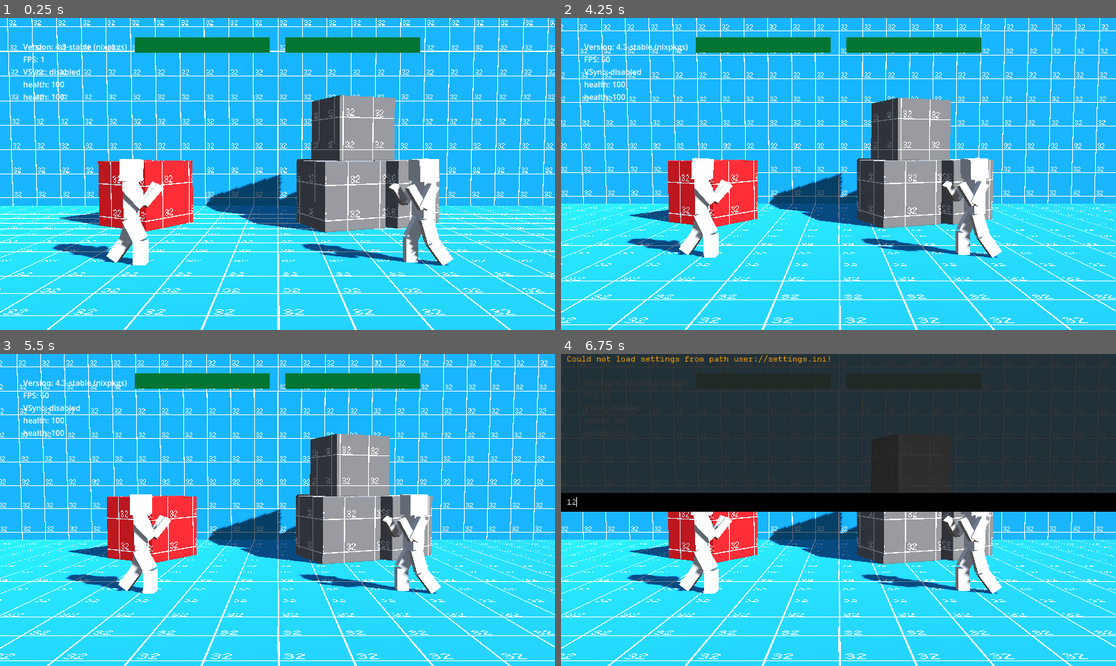
Above: before the commit, frames 1-4 (two rows, left to right).
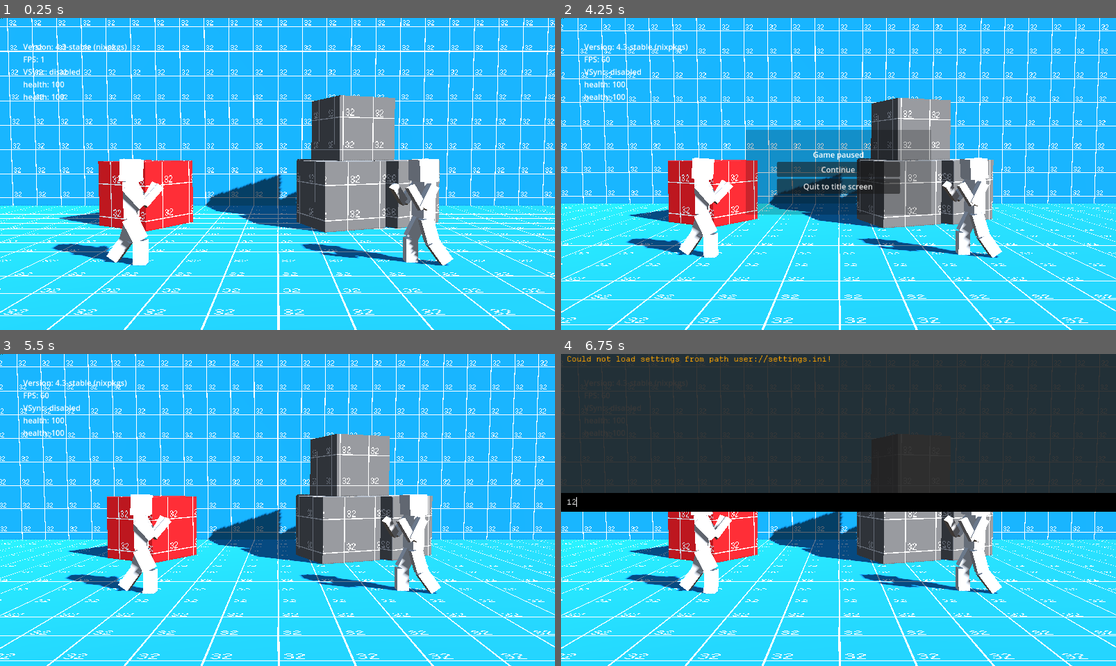
Above: after the commit, the same moments.

Repository: miklaskarjalainen/KioskKnockout
Game: Godot game, scene res://src/scenes/Arena1.tscn
Same seed, same stepped clock (60 frames per second), same inputs: the game is played once before the commit and once after it. This scene is started directly instead of the project's main scene.
Inputs (mouse positions are in pixels of both pictures, inside the frame that each line leads up to):
- Up to frame 1 (0.25 s): no input
- Up to frame 2 (4.25 s): tap Enter at 0.5 s; move the mouse to (960, 158) at 0.52 s; click (960, 158) at 0.67 s; drag from (727, 189) to (810, 236) at 1.27 s; move the mouse to (894, 105) at 2.02 s; click (894, 105) at 2.17 s; drag from (810, 236) to (672, 127) at 2.77 s; move the mouse to (1005, 220) at 3.52 s; click (1005, 220) at 3.67 s; tap Escape (kb_pause) at 4.15 s
- Up to frame 3 (5.5 s): click (277, 506) at 4.25 s, where only the run after the commit has a clickable "Continue"; drag from (111, 463) to (194, 432) at 5.02 s
- Up to frame 4 (6.75 s): move the mouse to (866, 510) at 5.77 s; click (866, 510) at 5.92 s; tap F1 (kb_toggle_console) at 6.4 s; click (838, 503) at 6.52 s; type "12" at 6.6 s

The runs differ from the first frame. In frame 1, 2.5% of the frame differs, in the area x 0-76%, y 0-12%; in frame 2, 10%, in the area x 0-80%, y 0-91%; in frame 3, 2.7%; in frame 4, less than 0.1%.

Commit message:
Pause menu

Diff:
--- a/src/scenes/TargetCamera.gd
+++ b/src/scenes/TargetCamera.gd
@@ -13,9 +13,13 @@
 
 # Called when the node enters the scene tree for the first time.
 func _ready() -> void:
+	Global.in_game = true
 	top_level = true
 	assert(Targets != null and Targets.size(), "Targets is empty")
 	_initial_distance = global_position.z
+
+func _exit_tree() -> void:
+	Global.in_game = false
 
 func _vec3_to_vec2(vec: Vector3) -> Vector2:
 	return Vector2(vec.x, vec.y)
--- a/src/singletons/Console.tscn
+++ b/src/singletons/Console.tscn
@@ -4,6 +4,7 @@
 [ext_resource type="Theme" uid="uid://droiqkjvi5u78" path="res://src/singletons/Console/ConsoleTheme.tres" id="2_q2or7"]
 
 [node name="DeveloperConsole" type="Control"]
+process_mode = 3
 z_index = 10
 layout_mode = 3
 anchors_preset = 15
--- a/src/singletons/Global.gd
+++ b/src/singletons/Global.gd
@@ -5,6 +5,8 @@
 
 signal MasterVolumeChanged(new_value: float)
 signal MusicVolumeChanged(new_value: float)
+
+var in_game: bool = false
 
 var players_controller_prefix: Array[String] = [
 	"kb",
--- a/src/singletons/Gui.gd
+++ b/src/singletons/Gui.gd
@@ -1,12 +1,14 @@
 extends Control
 
-@export var player_1_path: NodePath = ""
-@export var player_2_path: NodePath = ""
+var player_1_path: NodePath = ""
+var player_2_path: NodePath = ""
 
-@onready var player1_bar: ProgressBar = $Player1
-@onready var player2_bar: ProgressBar = $Player2
+@onready var player1_bar: ProgressBar = $HBoxContainer/Player1
+@onready var player2_bar: ProgressBar = $HBoxContainer/Player2
+@onready var pause_screen: ColorRect = $PauseScreen
 
-func _physics_process(delta: float) -> void:
+
+func _update_health_bars() -> void:
 	var pl1: Player = get_node_or_null(player_1_path)
 	var pl2: Player = get_node_or_null(player_2_path)
 
@@ -14,3 +16,27 @@
 		player1_bar.value = pl1.Health.current_health
 	if pl2:
 		player2_bar.value = pl2.Health.current_health
+
+func _physics_process(delta: float) -> void:
+	_update_health_bars()
+
+func _ready() -> void:
+	pause_screen.hide()
+
+func _input(event: InputEvent) -> void:
+	if event is InputEventKey:
+		var ev := event as InputEventKey
+		if ev.is_action_pressed("kb_pause") and Global.in_game:
+			get_tree().paused = !get_tree().paused
+			if get_tree().paused:
+				pause_screen.show()
+			else:
+				pause_screen.hide()
+
+func _on_continue_btn_pressed() -> void:
+	get_tree().paused = false
+	pause_screen.hide()
+
+func _on_quit_btn_pressed() -> void:
+	Console.warning("Not Implemented")
+	pass # Replace with function body.
--- a/src/singletons/Gui.tscn
+++ b/src/singletons/Gui.tscn
@@ -3,6 +3,7 @@
 [ext_resource type="Script" path="res://src/singletons/Gui.gd" id="1_irayg"]
 
 [node name="GUI" type="Control"]
+process_mode = 3
 layout_mode = 3
 anchors_preset = 15
 anchor_right = 1.0
@@ -11,27 +12,57 @@
 grow_vertical = 2
 script = ExtResource("1_irayg")
 
-[node name="Player1" type="ProgressBar" parent="."]
-layout_mode = 1
-anchors_preset = -1
-anchor_left = 0.243056
-anchor_top = 0.0617284
-anchor_right = 0.486111
-anchor_bottom = 0.111111
-grow_horizontal = 2
-grow_vertical = 2
+[node name="HBoxContainer" type="HBoxContainer" parent="."]
+layout_mode = 0
+offset_right = 40.0
+offset_bottom = 40.0
+
+[node name="Player1" type="ProgressBar" parent="HBoxContainer"]
+layout_mode = 2
 value = 50.0
 fill_mode = 1
 show_percentage = false
 metadata/_edit_use_anchors_ = true
 
-[node name="Player2" type="ProgressBar" parent="."]
-layout_mode = 1
-anchors_preset = -1
-anchor_left = 0.513889
-anchor_top = 0.0617284
-anchor_right = 0.756944
-anchor_bottom = 0.111111
+[node name="Player2" type="ProgressBar" parent="HBoxContainer"]
+layout_mode = 2
 value = 50.0
 show_percentage = false
 metadata/_edit_use_anchors_ = true
+
+[node name="PauseScreen" type="ColorRect" parent="."]
+z_index = 10
+layout_mode = 1
+anchors_preset = -1
+anchor_left = 0.333333
+anchor_top = 0.345679
+anchor_right = 0.666667
+anchor_bottom = 0.641975
+offset_top = 8.0
+offset_bottom = -7.99997
+grow_horizontal = 2
+grow_vertical = 2
+color = Color(0, 0, 0, 0.211765)
+
+[node name="VBoxContainer" type="VBoxContainer" parent="PauseScreen"]
+layout_mode = 0
+offset_left = 64.0
+offset_top = 40.0
+offset_right = 320.0
+offset_bottom = 160.0
+
+[node name="Label" type="Label" parent="PauseScreen/VBoxContainer"]
+layout_mode = 2
+text = "Game paused"
+horizontal_alignment = 1
+
+[node name="ContinueBtn" type="Button" parent="PauseScreen/VBoxContainer"]
+layout_mode = 2
+text = "Continue"
+
+[node name="QuitBtn" type="Button" parent="PauseScreen/VBoxContainer"]
+layout_mode = 2
+text = "Quit to title screen"
+
+[connection signal="pressed" from="PauseScreen/VBoxContainer/ContinueBtn" to="." method="_on_continue_btn_pressed"]
+[connection signal="pressed" from="PauseScreen/VBoxContainer/QuitBtn" to="." method="_on_quit_btn_pressed"]
